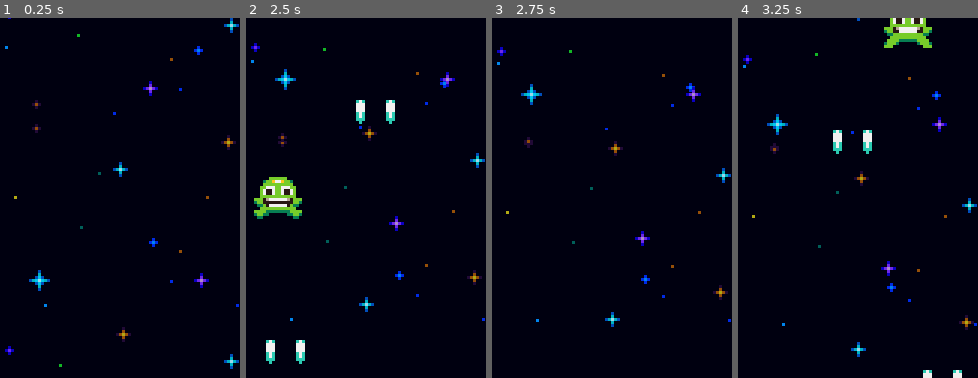
Above: before the commit, frames 1-4 (left to right).
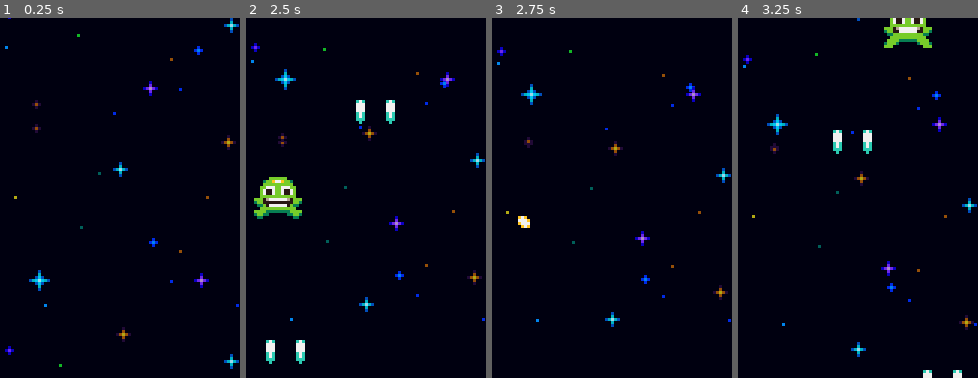
Above: after the commit, the same moments.

Repository: jackwkinsey/component-based-space-shooter
Game: Godot game, scene res://world.tscn
Same seed, same stepped clock (60 frames per second), same inputs: the game is played once before the commit and once after it.
Inputs:
- Up to frame 1 (0.25 s): no input
- Up to frame 2 (2.5 s): hold Right (right) 0.53-1.28 s; hold Left (left) 1.28-2.03 s; hold Right (right) from 2.03 s (still down)
- Up to frame 3 (2.75 s): keep holding Right (right)
- Up to frame 4 (3.25 s): keep holding Right (right)
The pictures show only the part of the screen within x 43-93%, y 0-50%; the shares and areas given below are measured in that part.

Frames 1-2 are identical in both runs. In frame 3, 0.1% of the frame differs, in the area x 10-16%, y 55-59%; in frame 4, nothing differs.

Commit message:
feat: adds explosions!

Diff:
--- a/components/hitbox_component.gd
+++ b/components/hitbox_component.gd
@@ -3,7 +3,7 @@
 extends Area2D
 
 # Export the damage amount this hitbox deals
-@export var damage = 1.0
+@export var damage: int = 1
 
 # Create a signal for when the hitbox hits a hurtbox
 signal hit_hurtbox(hurtbox)
--- a/components/onetime_animated_effect.gd
+++ b/components/onetime_animated_effect.gd
@@ -8,3 +8,4 @@
 func _ready() -> void:
 	# Free this node when the animation is finished
 	animation_finished.connect(queue_free)
+	animation_looped.connect(queue_free)
--- a/components/shake_component.gd
+++ b/components/shake_component.gd
@@ -29,7 +29,7 @@
 	# Tween the shake value from current down to 0 over the shake duration
 	tween.tween_property(self, "shake", 0.0, shake_duration).from_current()
 
-func _physics_process(delta: float) -> void:
+func _physics_process(_delta: float) -> void:
 	# Manipulate the position of the node by the shake amount every physics frame
 	# Use randf_range to pick a random x and y value using the shake value
 	node.position = Vector2(randf_range(-shake, shake), randf_range(-shake, shake))
--- /dev/null
+++ b/effects/explosion_effect.tscn
@@ -0,0 +1,54 @@
+[gd_scene load_steps=9 format=3 uid="uid://bqtnvx1euha5t"]
+
+[ext_resource type="Texture2D" uid="uid://dlxipm5o5yeut" path="res://assets/explosion.png" id="1_u8go8"]
+[ext_resource type="Script" path="res://components/onetime_animated_effect.gd" id="2_r8wdf"]
+
+[sub_resource type="AtlasTexture" id="AtlasTexture_suik8"]
+atlas = ExtResource("1_u8go8")
+region = Rect2(0, 0, 16, 16)
+
+[sub_resource type="AtlasTexture" id="AtlasTexture_m6u5g"]
+atlas = ExtResource("1_u8go8")
+region = Rect2(16, 0, 16, 16)
+
+[sub_resource type="AtlasTexture" id="AtlasTexture_eigra"]
+atlas = ExtResource("1_u8go8")
+region = Rect2(32, 0, 16, 16)
+
+[sub_resource type="AtlasTexture" id="AtlasTexture_xqnxy"]
+atlas = ExtResource("1_u8go8")
+region = Rect2(48, 0, 16, 16)
+
+[sub_resource type="AtlasTexture" id="AtlasTexture_n6yjr"]
+atlas = ExtResource("1_u8go8")
+region = Rect2(64, 0, 16, 16)
+
+[sub_resource type="SpriteFrames" id="SpriteFrames_8y40r"]
+animations = [{
+"frames": [{
+"duration": 1.0,
+"texture": SubResource("AtlasTexture_suik8")
+}, {
+"duration": 1.0,
+"texture": SubResource("AtlasTexture_m6u5g")
+}, {
+"duration": 1.0,
+"texture": SubResource("AtlasTexture_eigra")
+}, {
+"duration": 1.0,
+"texture": SubResource("AtlasTexture_xqnxy")
+}, {
+"duration": 1.0,
+"texture": SubResource("AtlasTexture_n6yjr")
+}],
+"loop": false,
+"name": &"default",
+"speed": 10.0
+}]
+
+[node name="ExplosionEffect" type="AnimatedSprite2D"]
+sprite_frames = SubResource("SpriteFrames_8y40r")
+autoplay = "default"
+frame = 4
+frame_progress = 1.0
+script = ExtResource("2_r8wdf")
--- a/enemies/enemy.gd
+++ b/enemies/enemy.gd
@@ -10,18 +10,17 @@
 @onready var shake_component: ShakeComponent = $ShakeComponent as ShakeComponent
 @onready var hurtbox_component: HurtboxComponent = $HurtboxComponent as HurtboxComponent
 @onready var hitbox_component: HitboxComponent = $HitboxComponent as HitboxComponent
+@onready var spawner_component: SpawnerComponent = $SpawnerComponent as SpawnerComponent
+@onready var destroyed_component: DestroyedComponent = $DestroyedComponent as DestroyedComponent
 
 
 func _ready() -> void:
 	visible_on_screen_notifier_2d.screen_exited.connect(queue_free)
 	hurtbox_component.hurt.connect(hurt)
-	stats_component.no_health.connect(die)
+	hitbox_component.hit_hurtbox.connect(destroyed_component.destroy.unbind(1))
 
 
-func hurt(hitbox: HitboxComponent):
+func hurt(_hitbox: HitboxComponent):
 	scale_component.tween_scale()
 	flash_component.flash()
 	shake_component.tween_shake()
-
-func die():
-	queue_free()
--- a/enemies/enemy.tscn
+++ b/enemies/enemy.tscn
@@ -9,6 +9,9 @@
 [ext_resource type="Script" path="res://components/hurtbox_component.gd" id="7_b4h6p"]
 [ext_resource type="Script" path="res://components/hitbox_component.gd" id="8_e6pm2"]
 [ext_resource type="Script" path="res://components/hurt_component.gd" id="9_4y004"]
+[ext_resource type="Script" path="res://components/spawner_component.gd" id="10_125i0"]
+[ext_resource type="PackedScene" uid="uid://bqtnvx1euha5t" path="res://effects/explosion_effect.tscn" id="11_jthgw"]
+[ext_resource type="Script" path="res://components/destroyed_component.gd" id="12_5osq4"]
 
 [node name="Enemy" type="Node2D"]
 script = ExtResource("1_pi32l")
@@ -50,3 +53,13 @@
 script = ExtResource("9_4y004")
 stats_component = NodePath("../StatsComponent")
 hurtbox_component = NodePath("../HurtboxComponent")
+
+[node name="SpawnerComponent" type="Node2D" parent="."]
+script = ExtResource("10_125i0")
+scene = ExtResource("11_jthgw")
+
+[node name="DestroyedComponent" type="Node" parent="." node_paths=PackedStringArray("actor", "stats_component", "destroy_effect_spawner_component")]
+script = ExtResource("12_5osq4")
+actor = NodePath("..")
+stats_component = NodePath("../StatsComponent")
+destroy_effect_spawner_component = NodePath("../SpawnerComponent")
--- a/player_ship/player_ship.tscn
+++ b/player_ship/player_ship.tscn
@@ -9,6 +9,11 @@
 [ext_resource type="Script" path="res://components/position_clamp_component.gd" id="5_6o0kt"]
 [ext_resource type="Script" path="res://components/spawner_component.gd" id="7_r0y65"]
 [ext_resource type="PackedScene" uid="uid://ov66oqnyfy0r" path="res://projectiles/laser.tscn" id="8_ey5nt"]
+[ext_resource type="Script" path="res://components/stats_component.gd" id="10_puhyq"]
+[ext_resource type="Script" path="res://components/hurtbox_component.gd" id="11_cfqxc"]
+[ext_resource type="Script" path="res://components/hurt_component.gd" id="12_1tsyq"]
+[ext_resource type="PackedScene" uid="uid://bqtnvx1euha5t" path="res://effects/explosion_effect.tscn" id="13_58exr"]
+[ext_resource type="Script" path="res://components/destroyed_component.gd" id="14_dj3ks"]
 
 [sub_resource type="AtlasTexture" id="AtlasTexture_rq4pv"]
 atlas = ExtResource("1_o3q25")
@@ -109,6 +114,10 @@
 "speed": 8.0
 }]
 
+[sub_resource type="CapsuleShape2D" id="CapsuleShape2D_m67ie"]
+radius = 3.0
+height = 10.0
+
 [node name="PlayerShip" type="Node2D"]
 script = ExtResource("1_nn2vu")
 
@@ -152,3 +161,29 @@
 [node name="FireRateTimer" type="Timer" parent="."]
 wait_time = 0.4
 autostart = true
+
+[node name="StatsComponent" type="Node" parent="."]
+script = ExtResource("10_puhyq")
+
+[node name="HurtboxComponent" type="Area2D" parent="."]
+collision_mask = 0
+script = ExtResource("11_cfqxc")
+
+[node name="CollisionShape2D" type="CollisionShape2D" parent="HurtboxComponent"]
+z_index = 1
+shape = SubResource("CapsuleShape2D_m67ie")
+
+[node name="HurtComponent" type="Node" parent="." node_paths=PackedStringArray("stats_component", "hurtbox_component")]
+script = ExtResource("12_1tsyq")
+stats_component = NodePath("../StatsComponent")
+hurtbox_component = NodePath("../HurtboxComponent")
+
+[node name="ExplosionSpawnerComponent" type="Node2D" parent="."]
+script = ExtResource("7_r0y65")
+scene = ExtResource("13_58exr")
+
+[node name="DestroyedComponent" type="Node" parent="." node_paths=PackedStringArray("actor", "stats_component", "destroy_effect_spawner_component")]
+script = ExtResource("14_dj3ks")
+actor = NodePath("..")
+stats_component = NodePath("../StatsComponent")
+destroy_effect_spawner_component = NodePath("../ExplosionSpawnerComponent")
--- a/projectiles/laser.gd
+++ b/projectiles/laser.gd
@@ -15,5 +15,5 @@
 	hitbox_component.hit_hurtbox.connect(hit)
 
 
-func hit(hurtbox: HurtboxComponent):
+func hit(_hurtbox: HurtboxComponent):
 	queue_free()
Not shown: 1 places in enemies/enemy.tscn that only renumber resources
Not shown: 1 places in player_ship/player_ship.tscn that only renumber resources
